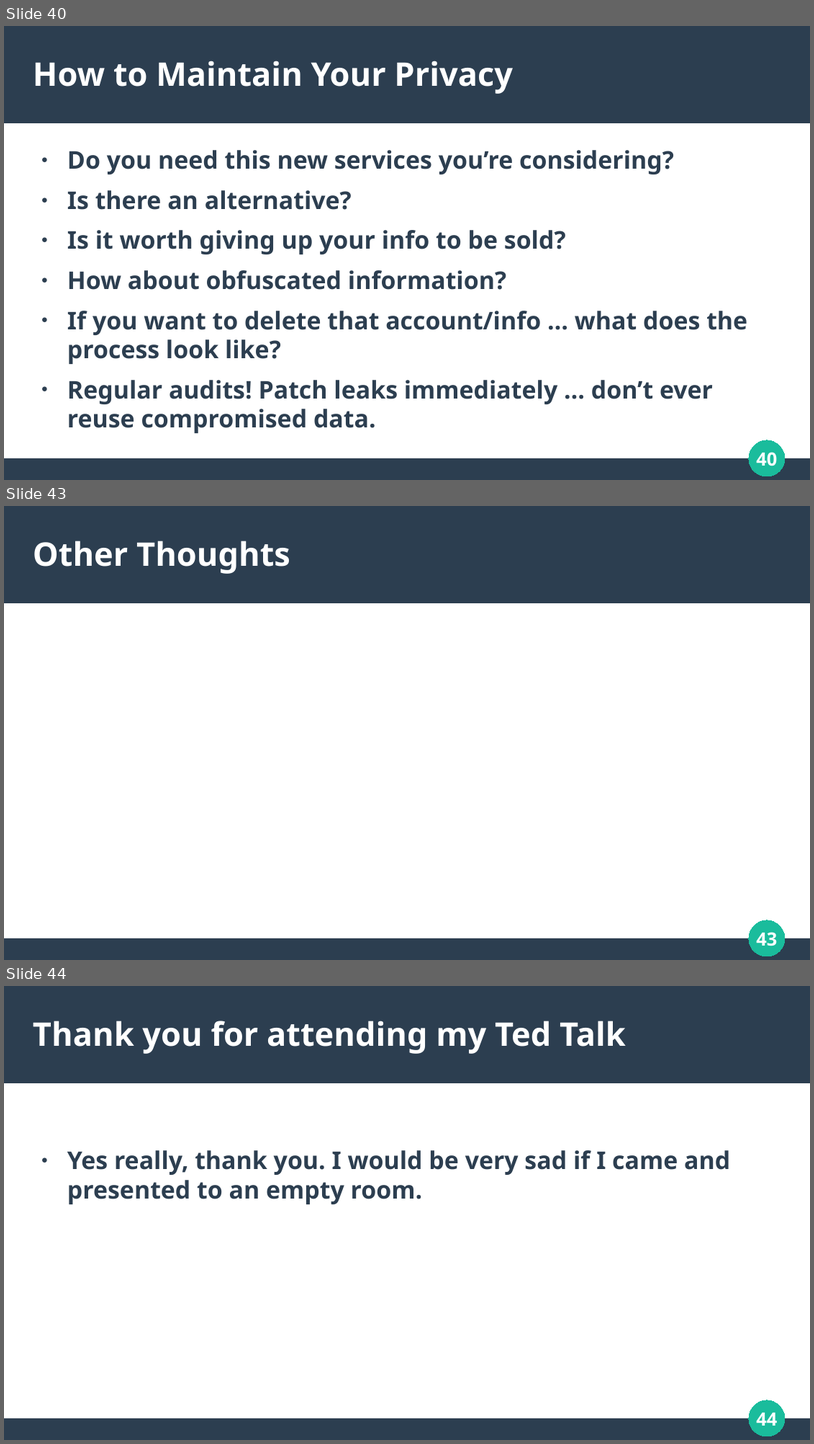
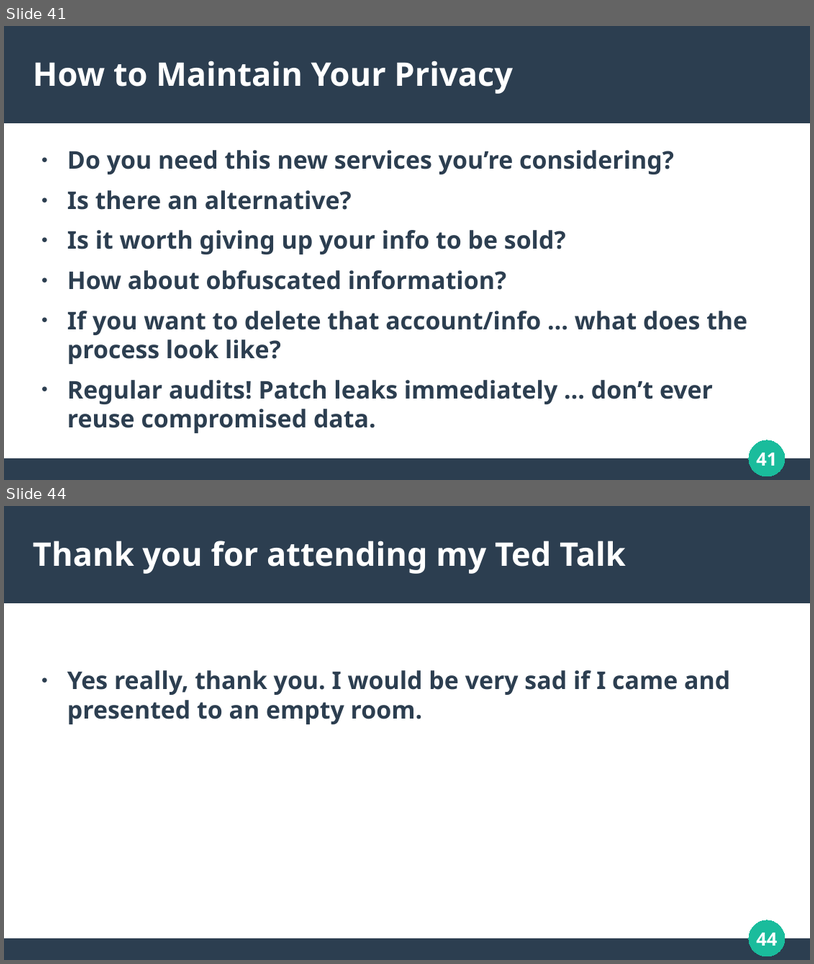
Before and after one commit to RealAsira/OwnYourOSINT, a slide deck: Own Your OSINT.odp. Shown one above the other, each under a label of ours: slides 40, 43 and 44 before the commit, slides 41 and 44 after it; the slides between them are not shown. The pictures are 814x1444 and 814x964 pixels, drawn with LibreOffice and Linux fonts; fonts in the diff are those of the drawing. Boxes give left, top, right and bottom in pixels: in the first picture for what was removed or moved away, otherwise in the second. Text is boxed around its words. In the diff, an @@ line names an element or a change of style, - is before the commit and + after.

```diff
--- a/Own Your OSINT.odp
+++ b/Own Your OSINT.odp
@@ slide 43 removed at <box>4,506,810,960</box>, background #FFFFFF; not listed: 3 template elements that a slide beside it also shows @@
@@ title removed at <box>33,541,291,574</box> @@
-Other Thoughts
@@ page number removed at <box>756,932,777,946</box> @@
-43
@@ what was slide 40 is now slide 41 @@
@@ page number at <box>756,452,777,465</box>: text changed @@
-40
+41
```
Also in this commit, not shown: 7 slides changed, 2 slides added, 1 other slide removed.
